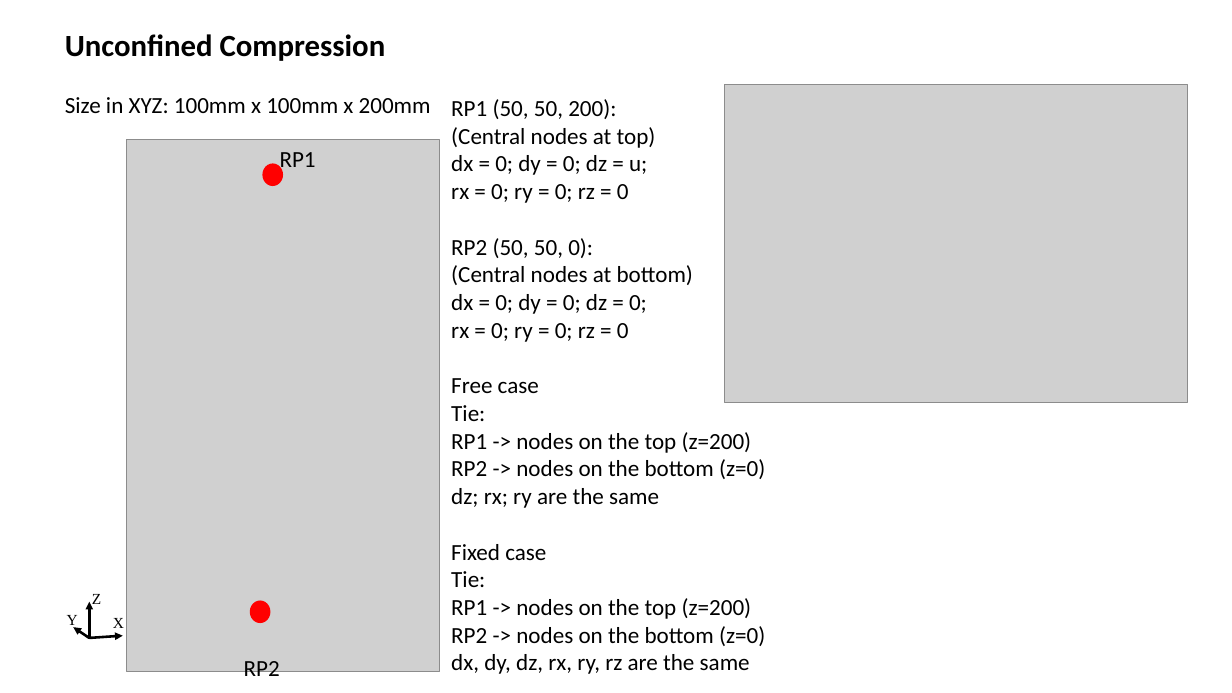
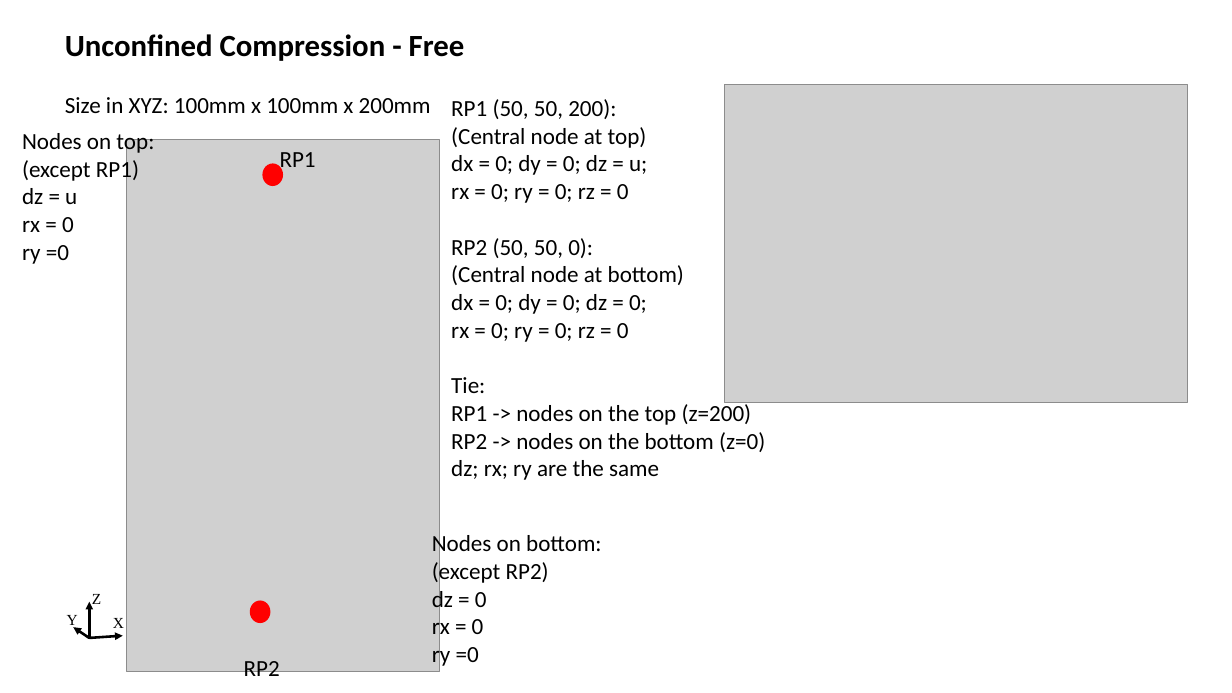
Before and after one commit to Concrete-Chrono-Development/concrete-calibration, a slide deck: slide 1 of Unconfined Compression calibration/UC test.pptx. Drawn at 1232x693 pixels with LibreOffice and Linux fonts; fonts in the diff are those of the drawing; grey boxes stand for pictures. Boxes give left, top, right and bottom in pixels: in the first picture for what was removed or moved away, otherwise in the second. Text is boxed around its words. In the diff, an @@ line names an element or a change of style, - is before the commit and + after.

```diff
--- a/Unconfined Compression calibration/UC test.pptx
+++ b/Unconfined Compression calibration/UC test.pptx
@@ text at [65,34,465,61]: text changed @@
-Unconfined Compression
+Unconfined Compression - Free
@@ text added at [22,129,154,264], 18 pt, text #000000 @@
+Nodes on top:
+(except RP1)
+dz = u
+rx = 0
+ry =0
@@ text at [451,127,647,148]: text changed @@
-(Central nodes at top)
+(Central node at top)
@@ text at [451,265,684,285]: text changed @@
-(Central nodes at bottom)
+(Central node at bottom)
@@ text at [451,378,539,393]: paragraph removed @@
-Free case
@@ text added at [432,532,601,668], 18 pt, text #000000 @@
+Nodes on bottom:
+(except RP2)
+dz = 0
+rx = 0
+ry =0
@@ text at [451,544,765,674]: paragraphs removed @@
-Fixed case
-Tie:
-RP1 -> nodes on the top (z=200)
-RP2 -> nodes on the bottom (z=0)
-dx, dy, dz, rx, ry, rz are the same
```
Also in this commit, not shown: 1 slide added.
